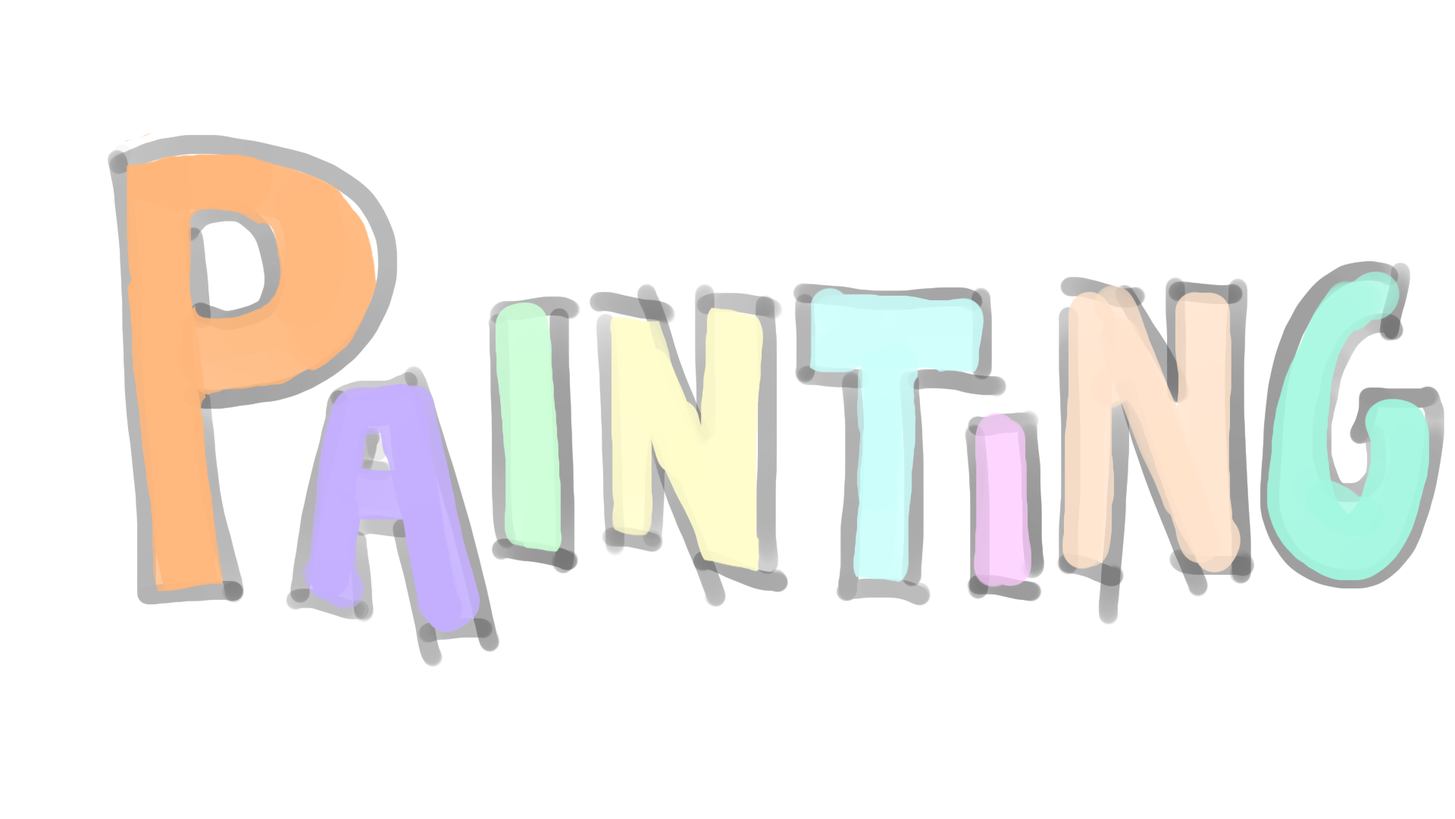
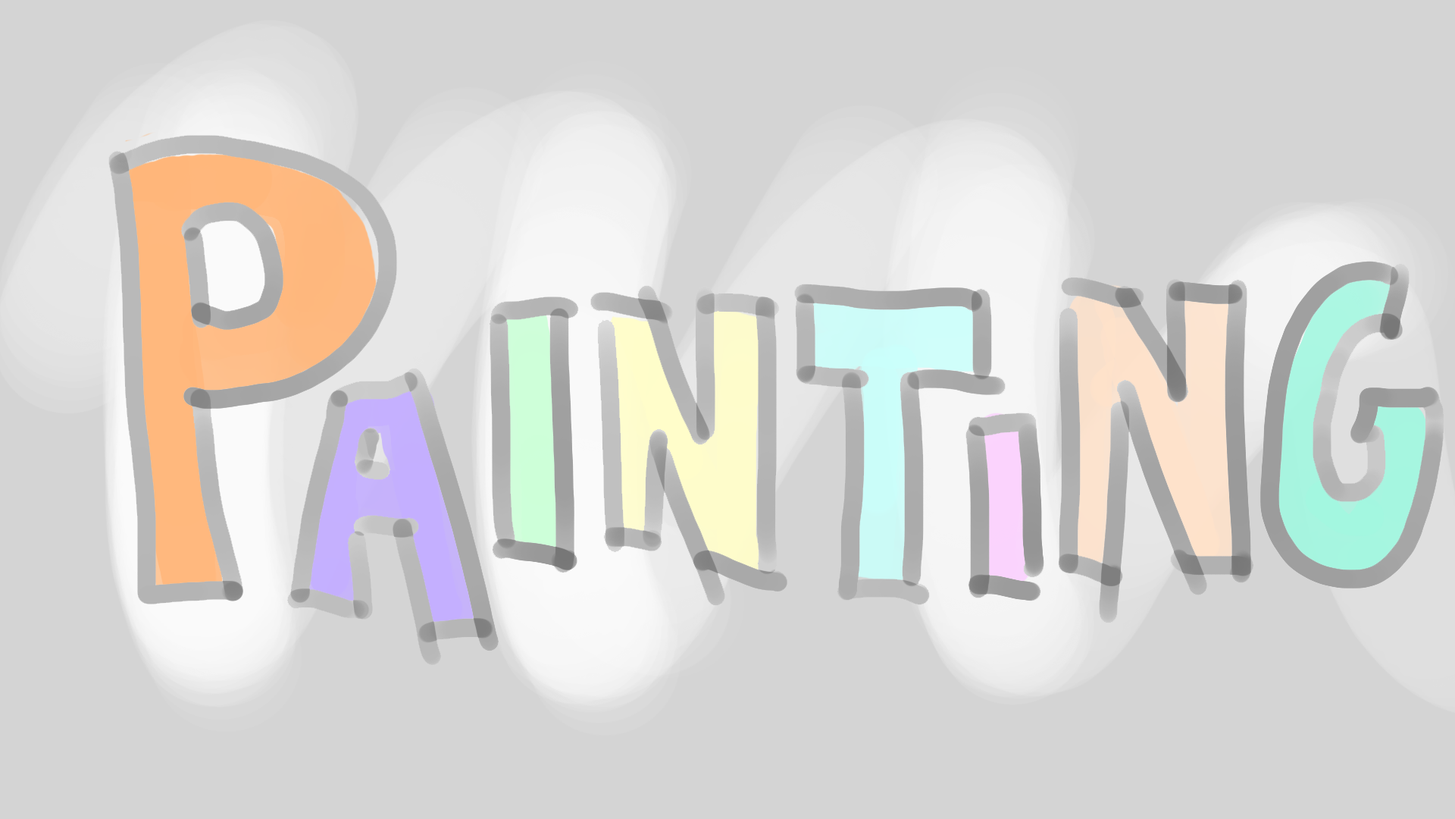
Layer changes from the first 1455 x 819 image to the second:
added layer "Layer 0" above "Layer 8" over (x1=108, y1=134, x2=1445, y2=666)
painted on "Background" over (x1=0, y1=0, x2=1455, y2=819)
